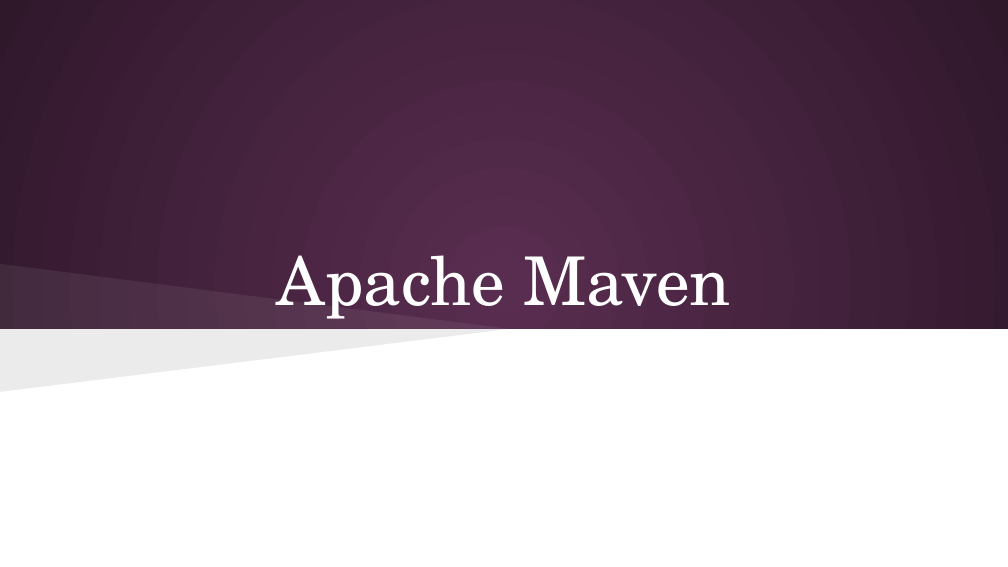
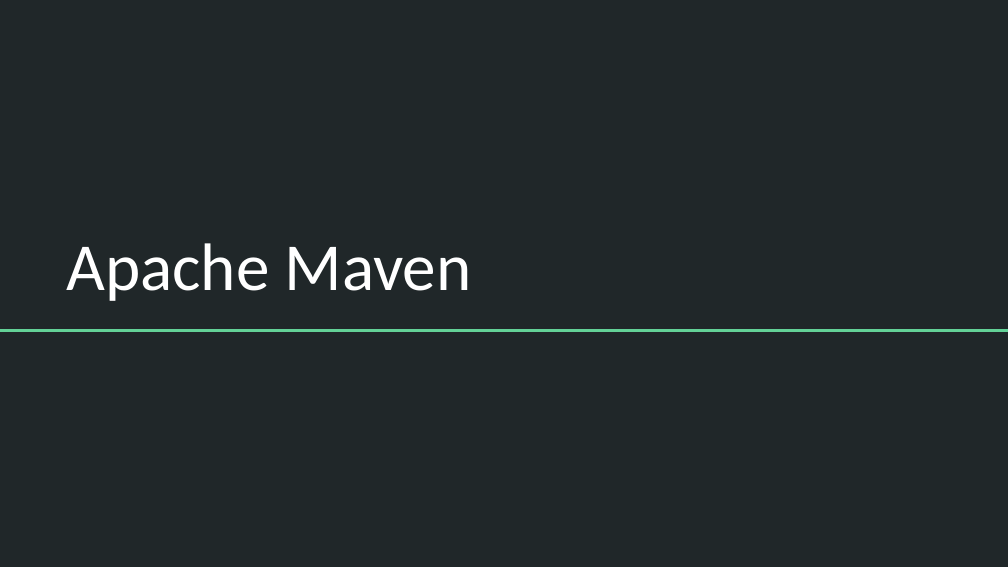
Before and after one commit to olivier-pitton/dant, a slide deck: slide 1 of maven/Cours Maven.pptx. Drawn at 1008x567 pixels with LibreOffice and Linux fonts; fonts in the diff are those of the drawing. Boxes give left, top, right and bottom in pixels: in the first picture for what was removed or moved away, otherwise in the second. Text is boxed around its words. In the diff, an @@ line names an element or a change of style, - is before the commit and + after.

Commit message:
Update maven

```diff
--- a/maven/Cours Maven.pptx
+++ b/maven/Cours Maven.pptx
@@ background gradient #592D50 to #30182B to #202729 @@
@@ title "Apache Maven": place and size @@
-title "Apache Maven" at (277,255,731,319)
+title "Apache Maven" at (66,243,472,301)
@@ title "Apache Maven" at (66,243,472,301): font TeX Gyre Schola to Calibri; alignment centre to left @@
@@ freeform shape removed at (0,264,509,330) @@
@@ rectangle removed at (0,329,1008,566) @@
@@ freeform shape removed at (0,329,509,391) @@
@@ line added from (0, 331) to (1008, 331), #63D297 1.5 pt @@
```
Also in this commit, not shown: 13 other slides changed, 1 slide added, 1 other file.
